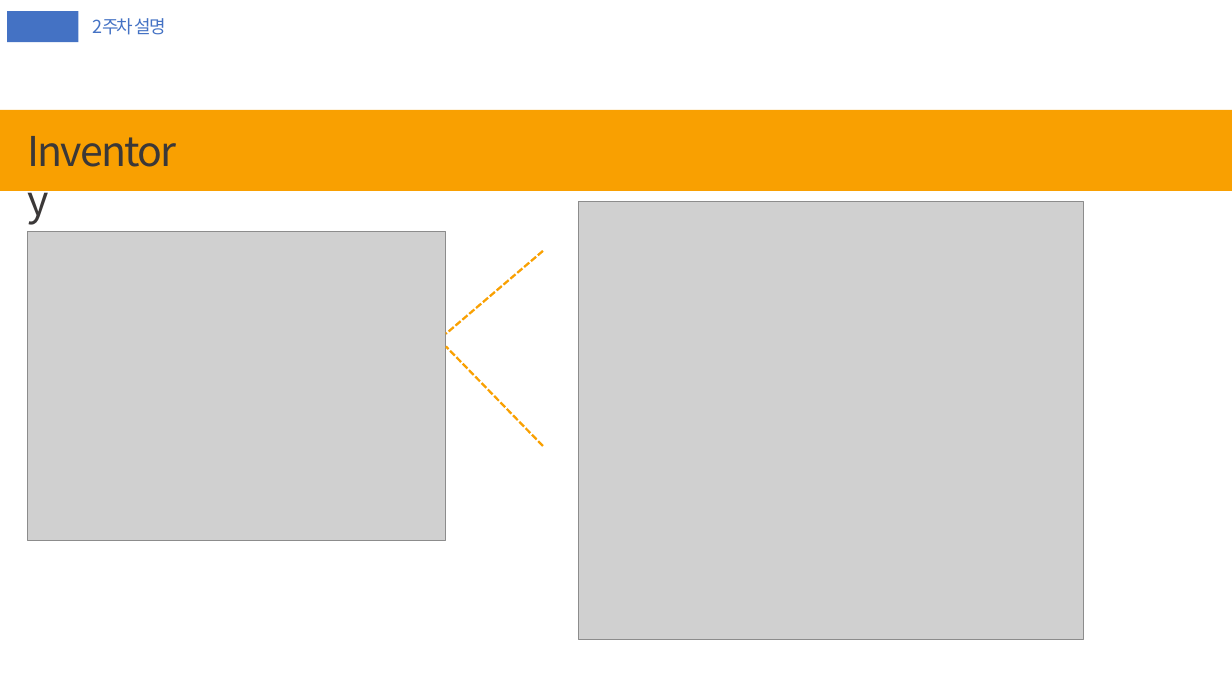
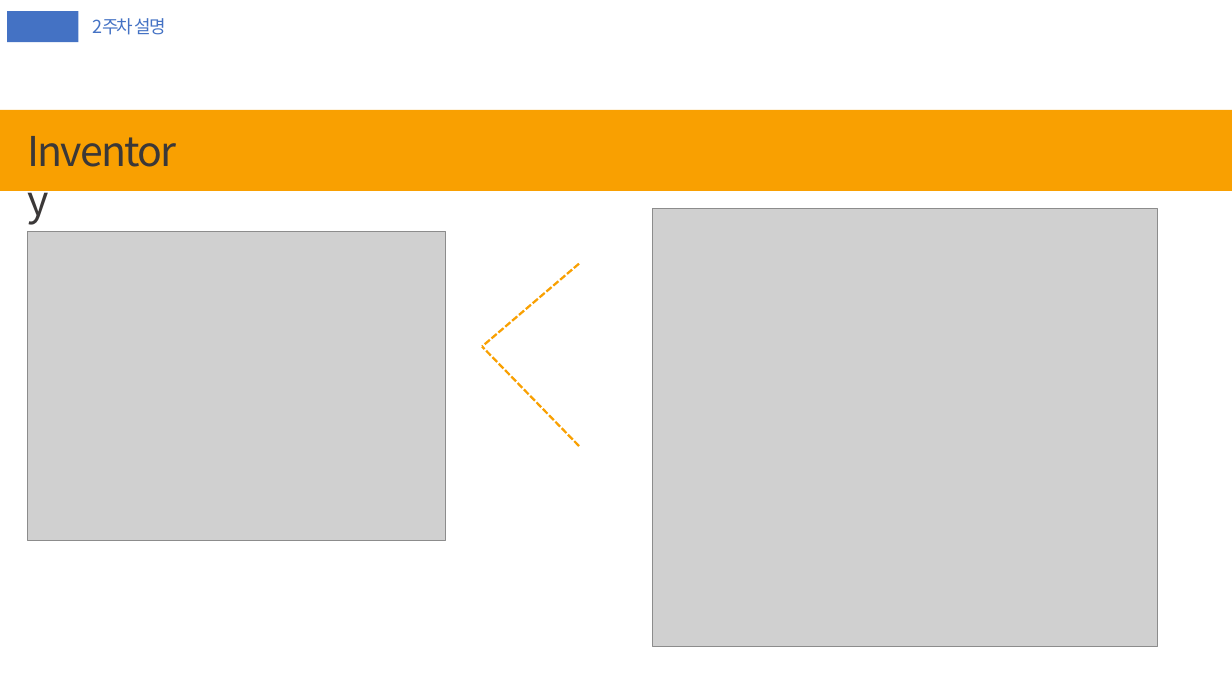
Before and after one commit to Sunmon/PlusPlusValley, a slide deck: slide 7 of docs/전기프2_쁠쁠밸리_2주차.pptx. Drawn at 1232x693 pixels with LibreOffice and Linux fonts; fonts in the diff are those of the drawing; grey boxes stand for pictures. Boxes give left, top, right and bottom in pixels: in the first picture for what was removed or moved away, otherwise in the second. Text is boxed around its words. In the diff, an @@ line names an element or a change of style, - is before the commit and + after.

```diff
--- a/docs/전기프2_쁠쁠밸리_2주차.pptx
+++ b/docs/전기프2_쁠쁠밸리_2주차.pptx
@@ picture: place and size @@
-picture at [579, 201, 1083, 640]
+picture at [653, 209, 1158, 647]
@@ line moved from (543, 251) - (446, 334) to (579, 263) - (482, 347) @@
@@ line moved from (543, 446) - (446, 347) to (579, 446) - (482, 347) @@
```
Also in this commit, not shown: 3 other slides changed, 1 other file.
